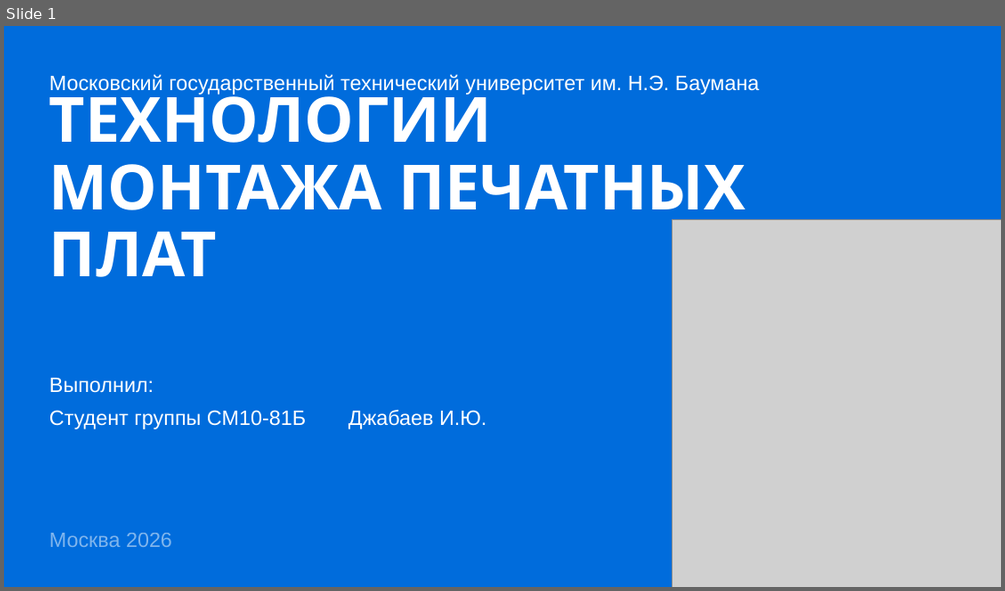
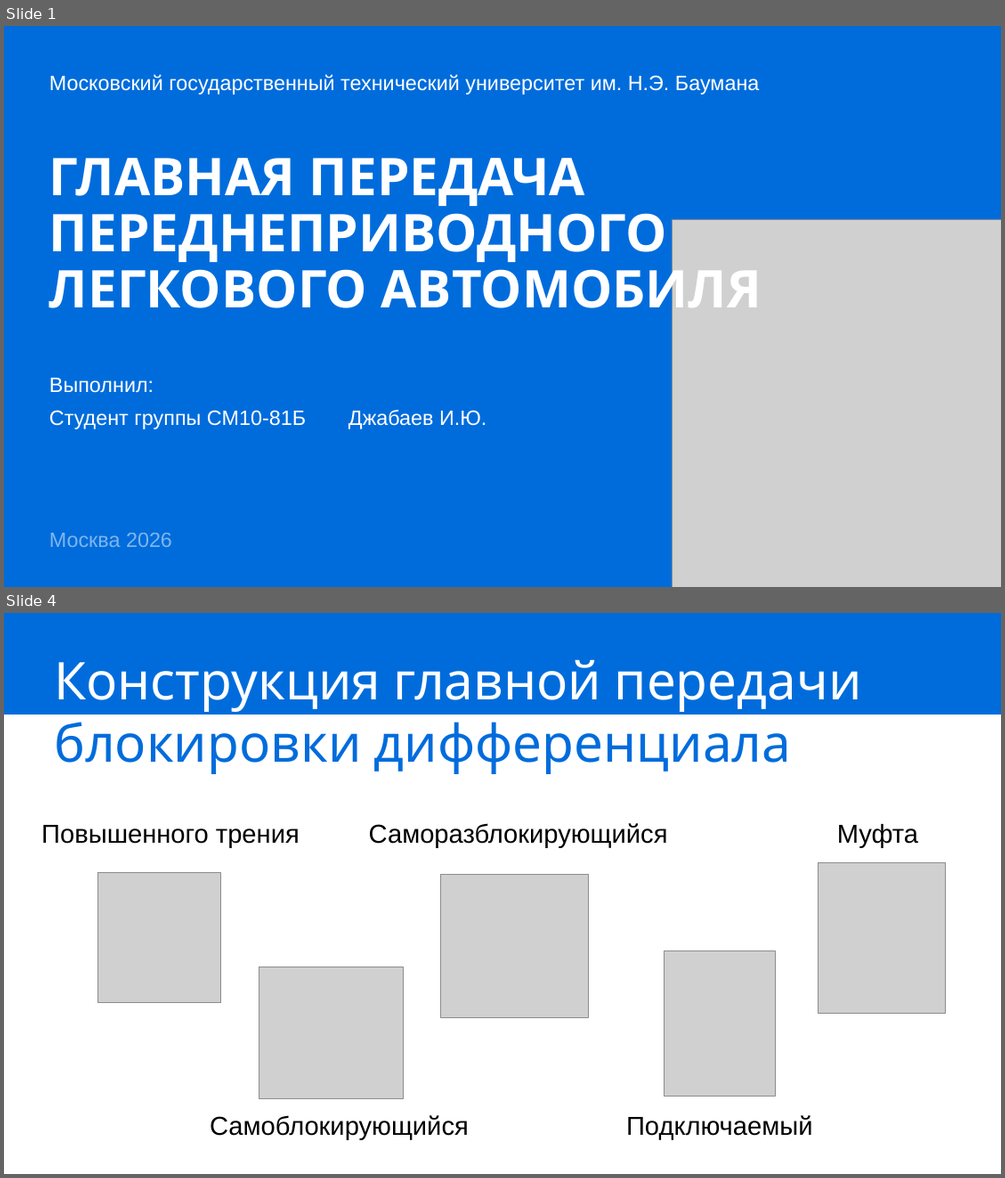
Before and after one commit to IbrahimDzheby/Diplom, a slide deck: МРиПЭ/Защита.pptx. Shown one above the other, each under a label of ours: slide 1 before the commit, slides 1 and 4 after it; the slides between them are not shown. The pictures are 1005x591 and 1005x1178 pixels, drawn with LibreOffice and Linux fonts; fonts in the diff are those of the drawing; grey boxes stand for pictures. Boxes give left, top, right and bottom in pixels: in the first picture for what was removed or moved away, otherwise in the second. Text is boxed around its words. In the diff, an @@ line names an element or a change of style, - is before the commit and + after.

```diff
--- a/МРиПЭ/Защита.pptx
+++ b/МРиПЭ/Защита.pptx
@@ slide 4 added at (4,613,1001,1174), background #FFFFFF @@
@@ rectangle added at (4,613,1001,714), fill #006CDC @@
@@ title added at (54,659,862,774), 50 pt, text #FFFFFF @@
+Конструкция главной передачи
+блокировки дифференциала
@@ text added at (41,825,299,848), 25 pt, text #000000 @@
+Повышенного трения
@@ text added at (369,823,668,848), 25 pt, text #000000 @@
+Саморазблокирующийся
@@ text added at (837,824,918,848), 25 pt, text #000000 @@
+Муфта
@@ picture added at (98,873,222,1003) @@
@@ picture added at (441,874,589,1018) @@
@@ picture added at (818,863,947,1013) @@
@@ picture added at (663,951,775,1096) @@
@@ picture added at (259,966,404,1098) @@
@@ text added at (210,1115,469,1140), 25 pt, text #000000 @@
+Самоблокирующийся
@@ text added at (626,1115,813,1140), 25 pt, text #000000 @@
+Подключаемый
@@ slide 1 changed as well @@
@@ title at (49,158,761,321): text changed; size 60 to 50 pt @@
-ТЕХНОЛОГИИ МОНТАЖА ПЕЧАТНЫХ ПЛАТ
+ГЛАВНАЯ ПЕРЕДАЧА
+ПЕРЕДНЕПРИВОДНОГО
+ЛЕГКОВОГО АВТОМОБИЛЯ
```
Also in this commit, not shown: 9 other slides added, 10 slides removed, 3 other files.
